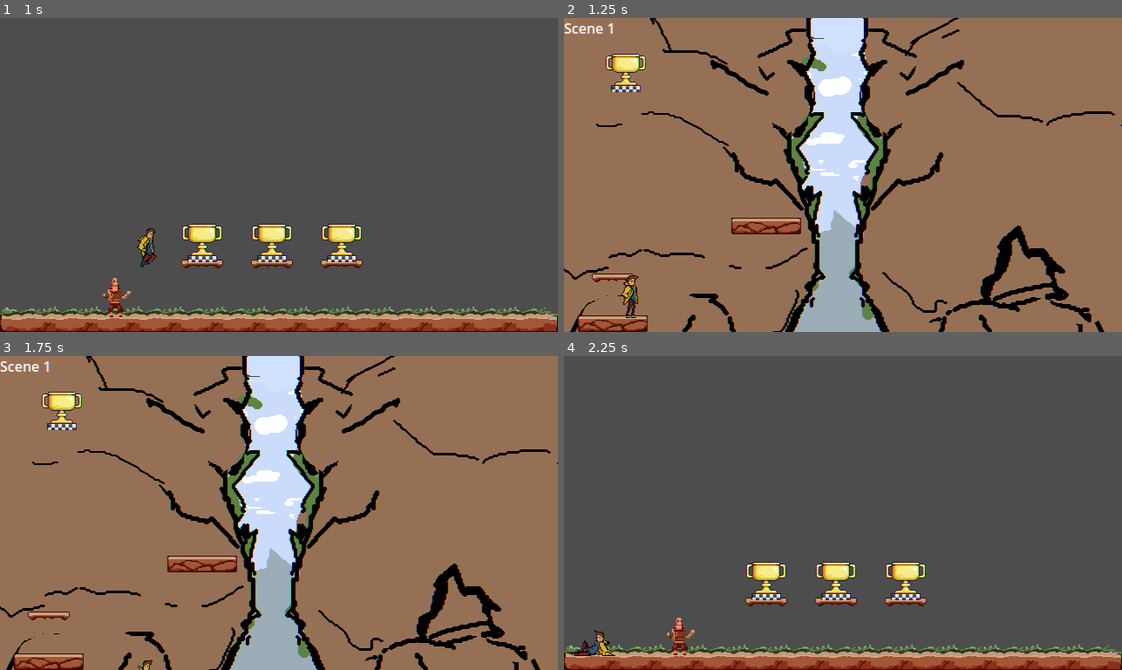
Above: before the commit, frames 1-4 (two rows, left to right).
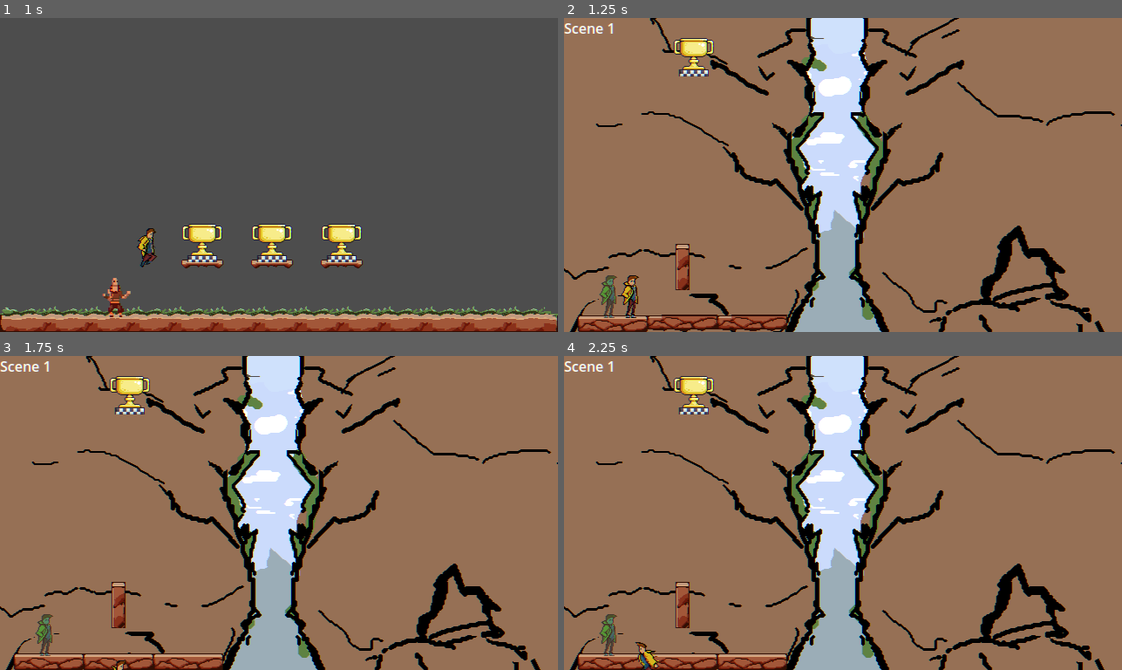
Above: after the commit, the same moments.

Repository: DeVelox/Niro
Game: Godot game, scene res://main.tscn
The game is run twice, just before and just after one commit, with the same random seed, the same clock (stepped at 60 frames per second) and the same inputs.
Inputs:
- Up to frame 1 (1 s): hold D (right) from 0.53 s (still down); tap Shift (dash) at 0.6 s; tap Space (jump) at 0.77 s
- Up to frame 2 (1.25 s): keep holding D (right)
- Up to frame 3 (1.75 s): keep holding D (right); tap F (interact) at 1.35 s; tap Space (jump) at 1.52 s
- Up to frame 4 (2.25 s): release D (right) at 2.03 s; hold A (left) from 2.03 s (still down); tap Shift (dash) at 2.1 s

Frame 1 is identical in both runs. In frame 2, 3.9% of the frame differs, in the area x 4-43%, y 6-100%; in frame 3, 4.0%; in frame 4, 99%, in the area x 0-100%, y 0-100%.

Commit message:
tutorial and visual changes

Diff:
--- a/levels/tutorial/legs1.tscn
+++ b/levels/tutorial/legs1.tscn
@@ -17,20 +17,21 @@
 texture = ExtResource("2_edlv4")
 
 [node name="Scene1" parent="." node_paths=PackedStringArray("set_fade_in") instance=ExtResource("3_s1u40")]
-layer_1/tile_data = PackedInt32Array(-131071, 524290, 8, -65 …(130 unchanged characters)… 9, -131067, 786434, 8, -65531, 786434, 9, -327678, 1048578, 15, -262142, 1048578, 16, -327677, 1114114, 15, -262141, 1114114, 16, -327676, 1179650, 15, -262140, 1179650, 16, -589812, 524290, 8, -524276, 524290, 9, -589811, 589826, 8, -524275, 589826, 9, -589810, 655362, 8, -524274, 655362, 9, -589809, 720898, 8, -524273, 720898, 9, -589808, 786434, 8, -524272, 786434, 9)
-layer_3/tile_data = PackedInt32Array(-589812, 1, 262144, -589811, 1, 262144, -589810, 1, 262144, -589809, 1, 262144, -589808, 1, 262144)
-layer_5/tile_data = PackedInt32Array(-131071, 1, 196608, -65535, 1, 196608, -327678, 1, 196608, -262142, 1, 196608, -131070, 1, 196608, -65534, 1, 196608, -327677, 1, 196608, -262141, 1, 196608, -131069, 1, 196608, -65533, 1, 196608, -327676, 1, 196608, -262140, 1, 196608, -131068, 1, 196608, -65532, 1, 196608, -131067, 1, 196608, -65531, 1, 196608)
+layer_1/tile_data = PackedInt32Array(-131071, 524290, 8, -65 …(130 unchanged characters)… 9, -131067, 786434, 8, -65531, 786434, 9)
+layer_3/tile_data = PackedInt32Array(-131071, 1, 262144, -131070, 1, 262144, -131069, 1, 262144, -131068, 1, 262144, -131067, 1, 262144)
 set_fade_in = NodePath("../Scene2")
 
-[node name="Scene2" parent="." instance=ExtResource("3_s1u40")]
+[node name="Scene2" parent="." node_paths=PackedStringArray("set_fade_in") instance=ExtResource("3_s1u40")]
 position = Vector2(0.000106812, 360)
 scale = Vector2(0.999999, 1)
-layer_1/tile_data = PackedInt32Array(-1179646, 524290, 8, -1114110, 524290, 9, -1179645, 589826, 8, -1114109, 589826, 9, -1179644, 655362, 8, -1114108, 655362, 9, -1179643, 720898, 8, -1114107, 720898, 9, -1179642, 786434, 8, -1114106, 786434, 9, -589812, 524290, 8, -524276, 524290, 9, -589811, 589826, 8, -524275, 589826, 9, -589810, 655362, 8, -524274, 655362, 9, -589809, 720898, 8, -524273, 720898, 9, -589808, 786434, 8, -524272, 786434, 9, -1114100, 1441794, 10, -1048564, 1441794, 11, -983028, 1441794, 12, -917492, 1441794, 13, -917497, 1441794, 268435466, -851961, 1441794, 268435467, -786425, 1441794, 268435468, -720889, 1441794, 268435469)
-layer_4/tile_data = PackedInt32Array(-917497, 1, 131072, -851961, 1, 131072, -786425, 1, 131072, -720889, 1, 131072, -1114100, 1, 131072, -1048564, 1, 131072, -983028, 1, 131072, -917492, 1, 131072)
-layer_5/tile_data = PackedInt32Array(-917497, 1, 196608, -851961, 1, 196608, -786425, 1, 196608, -720889, 1, 196608, -1114100, 1, 196608, -1048564, 1, 196608, -983028, 1, 196608, -917492, 1, 196608, -589812, 1, 196608, -524276, 1, 196608, -589811, 1, 196608, -524275, 1, 196608, -589810, 1, 196608, -524274, 1, 196608, -589809, 1, 196608, -524273, 1, 196608, -589808, 1, 196608, -524272, 1, 196608)
+layer_1/tile_data = PackedInt32Array(-131071, 524290, 8, -65535, 524290, 9, -131070, 589826, 8, -65534, 589826, 9, -131069, 655362, 8, -65533, 655362, 9, -131068, 720898, 8, -65532, 720898, 9, -131067, 786434, 8, -65531, 786434, 9, -131066, 524290, 8, -65530, 524290, 9, -131065, 589826, 8, -65529, 589826, 9, -131064, 655362, 8, -65528, 655362, 9, -131063, 720898, 8, -65527, 720898, 9, -131062, 786434, 8, -65526, 786434, 9, -131061, 524290, 8, -65525, 524290, 9, -131060, 589826, 8, -65524, 589826, 9, -131059, 655362, 8, -65523, 655362, 9, -131058, 720898, 8, -65522, 720898, 9, -131057, 786434, 8, -65521, 786434, 9, -458744, 720898, 10, -393208, 720898, 11, -327672, 720898, 12, -262136, 720898, 13)
+layer_3/tile_data = PackedInt32Array(-131061, 1, 262144, -131060, 1, 262144, -131059, 1, 262144, -131058, 1, 262144, -131057, 1, 262144)
+layer_4/tile_data = PackedInt32Array(-131066, 1, 131072, -65530, 1, 131072, -65529, 1, 131072, -65528, 1, 131072, -65527, 1, 131072, -65526, 1, 131072, -131062, 1, 131072, -131063, 1, 131072, -131064, 1, 131072, -131065, 1, 131072, -131061, 1, 131072, -131060, 1, 131072, -65524, 1, 131072, -65523, 1, 131072, -65522, 1, 131072, -131057, 1, 131072, -131058, 1, 131072, -131059, 1, 131072, -65521, 1, 131072, -65525, 1, 131072, -458744, 1, 131072, -393208, 1, 131072, -327672, 1, 131072, -262136, 1, 131072)
+layer_5/tile_data = PackedInt32Array(-458744, 1, 196608, -393208, 1, 196608, -327672, 1, 196608, -262136, 1, 196608, -65530, 1, 196608, -131067, 1, 196608, -65531, 1, 196608, -65532, 1, 196608, -131068, 1, 196608, -131069, 1, 196608, -65533, 1, 196608, -65534, 1, 196608, -131070, 1, 196608, -131062, 1, 196608, -65526, 1, 196608, -65527, 1, 196608, -131063, 1, 196608, -131064, 1, 196608, -65528, 1, 196608, -65529, 1, 196608, -131065, 1, 196608, -131066, 1, 196608, -131071, 1, 196608, -65535, 1, 196608)
+set_fade_in = NodePath("../scene3")
 
 [node name="SceneSwitcher" parent="." node_paths=PackedStringArray("outro") instance=ExtResource("6_i37ls")]
-position = Vector2(71, 53)
+position = Vector2(149, 35)
 next_scene = "res://levels/tutorial/legs2.tscn"
 outro = NodePath("../Scene2")
 
@@ -41,3 +42,19 @@
 offset_right = 40.0
 offset_bottom = 23.0
 text = "Scene 1"
+
+[node name="scene3" parent="." instance=ExtResource("3_s1u40")]
+layer_1/tile_data = PackedInt32Array(-131061, 524290, 8, -65525, 524290, 9, -131060, 589826, 8, -65524, 589826, 9, -131059, 655362, 8, -65523, 655362, 9, -131058, 720898, 8, -65522, 720898, 9, -131057, 786434, 8, -65521, 786434, 9, -458736, 1441794, 11, -393200, 1441794, 12, -327664, 1441794, 13, -524272, 1441794, 10, -524281, 524290, 9, -524280, 589826, 9, -524279, 655362, 9, -524278, 720898, 9, -524277, 786434, 9, -589817, 524290, 8, -589816, 589826, 8, -589815, 655362, 8, -589814, 720898, 8, -589813, 786434, 8, -851964, 1441794, 268435467, -786428, 1441794, 268435468, -720892, 1441794, 268435469, -917500, 1441794, 268435466, -1048567, 1441794, 11, -983031, 1441794, 12, -917495, 1441794, 13, -1114103, 1441794, 10, -1114109, 1048578, 16, -1114108, 1114114, 16, -1114107, 1179650, 16, -1179645, 1048578, 15, -1179644, 1114114, 15, -1179643, 1179650, 15)
+layer_4/tile_data = PackedInt32Array(-458736, 1, 131072, -393200, 1, 131072, -327664, 1, 131072, -524272, 1, 131072, -524281, 1, 131072, -524280, 1, 131072, -524279, 1, 131072, -524278, 1, 131072, -524277, 1, 131072, -589817, 1, 131072, -589816, 1, 131072, -589815, 1, 131072, -589814, 1, 131072, -589813, 1, 131072, -917500, 1, 131072, -851964, 1, 131072, -786428, 1, 131072, -720892, 1, 131072, -1114103, 1, 131072, -1048567, 1, 131072, -983031, 1, 131072, -917495, 1, 131072)
+layer_5/tile_data = PackedInt32Array(-524272, 1, 196608, -458736, 1, 196608, -393200, 1, 196608, -327664, 1, 196608, -131057, 1, 196608, -65521, 1, 196608, -65522, 1, 196608, -131058, 1, 196608, -131059, 1, 196608, -65523, 1, 196608, -65524, 1, 196608, -131060, 1, 196608, -131061, 1, 196608, -65525, 1, 196608, -589813, 1, 196608, -524277, 1, 196608, -524278, 1, 196608, -589814, 1, 196608, -589815, 1, 196608, -524279, 1, 196608, -524280, 1, 196608, -589816, 1, 196608, -589817, 1, 196608, -524281, 1, 196608, -917500, 1, 196608, -851964, 1, 196608, -786428, 1, 196608, -720892, 1, 196608, -1114103, 1, 196608, -1048567, 1, 196608, -983031, 1, 196608, -917495, 1, 196608)
+
+[connection signal="body_entered" from="Scene1/Fader" to="Scene1/Fader" method="_on_body_entered"]
+[connection signal="body_entered" from="Scene1/@Area2D@157968" to="Scene1/@Area2D@157968" method="_on_body_entered"]
+[connection signal="body_entered" from="Scene1/@Area2D@157969" to="Scene1/@Area2D@157969" method="_on_body_entered"]
+[connection signal="body_entered" from="Scene1/@Area2D@157970" to="Scene1/@Area2D@157970" method="_on_body_entered"]
+[connection signal="body_entered" from="Scene1/@Area2D@157971" to="Scene1/@Area2D@157971" method="_on_body_entered"]
+[connection signal="body_entered" from="Scene2/Fader" to="Scene2/Fader" method="_on_body_entered"]
+[connection signal="body_entered" from="Scene2/@Area2D@157972" to="Scene2/@Area2D@157972" method="_on_body_entered"]
+[connection signal="body_entered" from="Scene2/@Area2D@157973" to="Scene2/@Area2D@157973" method="_on_body_entered"]
+[connection signal="body_entered" from="Scene2/@Area2D@157974" to="Scene2/@Area2D@157974" method="_on_body_entered"]
+[connection signal="body_entered" from="Scene2/@Area2D@157975" to="Scene2/@Area2D@157975" method="_on_body_entered"]
--- a/levels/tutorial/legs2.tscn
+++ b/levels/tutorial/legs2.tscn
@@ -15,10 +15,13 @@
 offset_bottom = 376.0
 texture = ExtResource("4_tylv4")
 
-[node name="Tilemap" parent="." instance=ExtResource("3_gu4s5")]
-layer_1/tile_data = PackedInt32Array(-1179646, 524290, 8, -1179645, 589826, 8, -1179644, 655362, 8, -1179643, 720898, 8, -1179642, 786434, 8, -1114110, 524290, 9, -1114109, 589826, 9, -1114108, 655362, 9, -1114107, 720898, 9, -1114106, 786434, 9)
+[node name="Scene1" parent="." instance=ExtResource("3_gu4s5")]
+layer_1/tile_data = PackedInt32Array(-1179645, 1048578, 15, -1114109, 1048578, 16, -1179644, 1114114, 15, -1114108, 1114114, 16, -1179643, 1179650, 15, -1114107, 1179650, 16)
 
 [node name="Label" type="Label" parent="."]
 offset_right = 40.0
 offset_bottom = 23.0
 text = "Scene 2"
+
+[node name="Spawn" type="Marker2D" parent="."]
+position = Vector2(171, 21)
--- a/prefabs/level design/level.tscn
+++ b/prefabs/level design/level.tscn
@@ -13,6 +13,7 @@
 script = ExtResource("1_qtkw1")
 
 [node name="Chest" type="TextureRect" parent="."]
+visible = false
 z_index = -1
 offset_right = 40.0
 offset_bottom = 40.0
@@ -27,6 +28,7 @@
 texture = ExtResource("3_o2fs5")
 
 [node name="Legs" type="TextureRect" parent="."]
+visible = false
 z_index = -1
 offset_left = -16.0
 offset_top = -16.0
--- a/prefabs/utility library/fade_in.tscn
+++ b/prefabs/utility library/fade_in.tscn
@@ -1,8 +1,15 @@
-[gd_scene load_steps=2 format=3 uid="uid://b12hj7neipff4"]
+[gd_scene load_steps=3 format=3 uid="uid://b12hj7neipff4"]
 
 [ext_resource type="Script" path="res://scripts/fade_in.gd" id="1_gypuk"]
+
+[sub_resource type="RectangleShape2D" id="RectangleShape2D_dtfpb"]
 
 [node name="FadeIn" type="Node2D" groups=["fade_in"]]
 script = ExtResource("1_gypuk")
 
-[node name="Marker2D" type="Marker2D" parent="."]
+[node name="marker" type="Area2D" parent="."]
+
+[node name="CollisionShape2D" type="CollisionShape2D" parent="marker"]
+position = Vector2(-5, -5)
+scale = Vector2(0.15, 0.15)
+shape = SubResource("RectangleShape2D_dtfpb")
--- a/prefabs/utility library/fade_out.tscn
+++ b/prefabs/utility library/fade_out.tscn
@@ -5,4 +5,9 @@
 [node name="FadeOut" type="Node2D" groups=["fade_out"]]
 script = ExtResource("1_7qd56")
 
-[node name="Marker2D" type="Marker2D" parent="."]
+[node name="marker" type="Area2D" parent="."]
+
+[node name="CollisionPolygon2D" type="CollisionPolygon2D" parent="marker"]
+position = Vector2(5, -5)
+scale = Vector2(0.15, 0.15)
+polygon = PackedVector2Array(0, -10, -10, 10, 10, 10)
--- a/scripts/singleton/data_store.gd
+++ b/scripts/singleton/data_store.gd
@@ -6,6 +6,6 @@
 
 func _ready():
 	var window := get_window().size
-	var display := DisplayServer.screen_get_size()
+	#var display := DisplayServer.screen_get_size()
 	get_window().set_deferred("size", 2 * window)
-	get_window().set_deferred("position", (display / 2) - window)
+	#get_window().set_deferred("position", (display / 2) - window)
--- a/scripts/singleton/upgrade_manager.gd
+++ b/scripts/singleton/upgrade_manager.gd
@@ -2,7 +2,7 @@
 
 enum Type { HEARTS, VISION, RECALL }
 
-var active_upgrades: Array[Type] = []
+var active_upgrades: Array[Type] = [Type.RECALL]
 var hearts := 1
 
 var buying: Type
